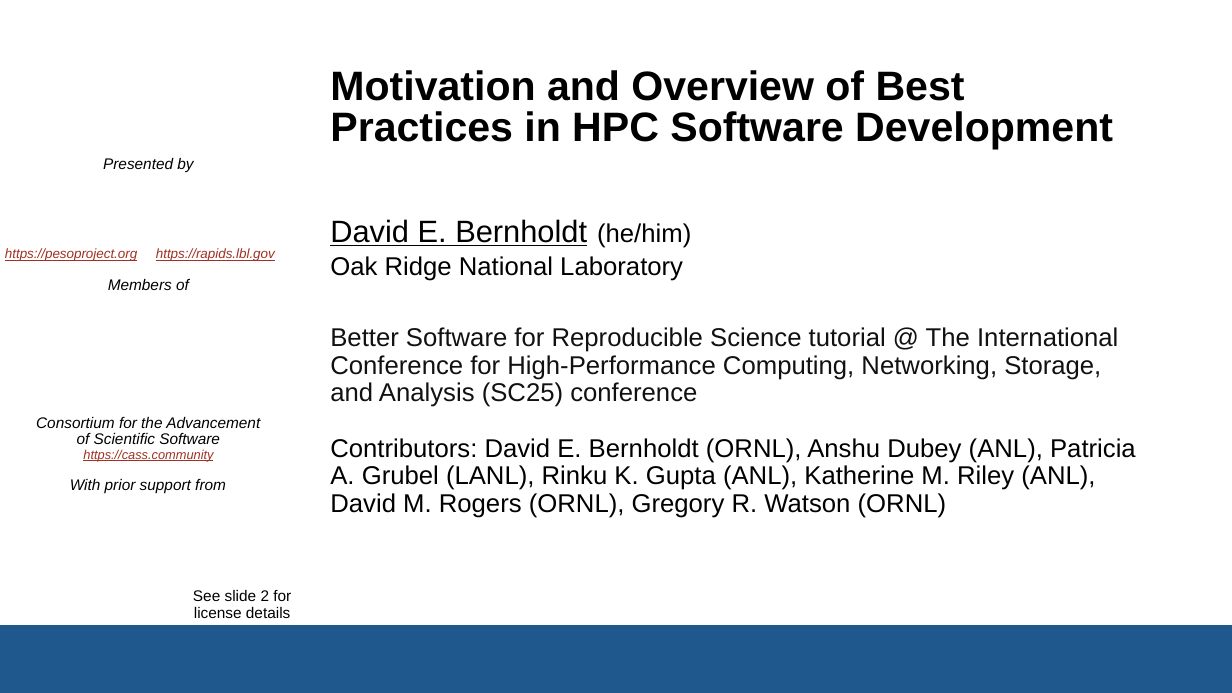
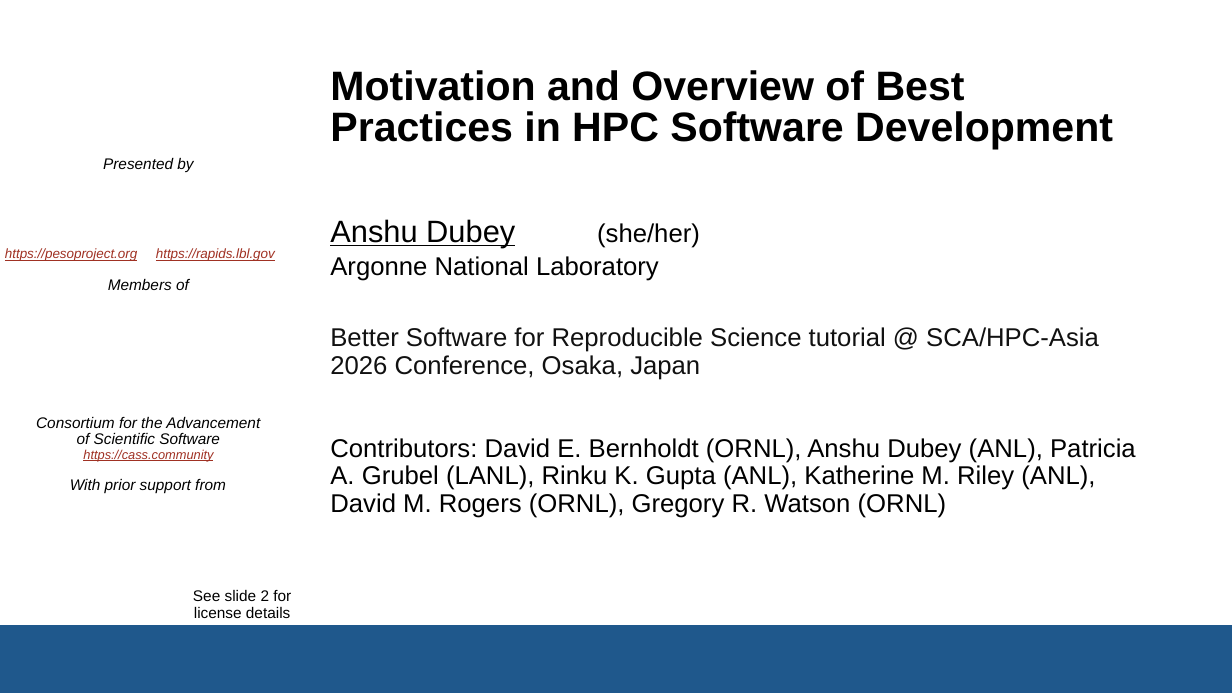
Before and after one commit to bssw-tutorial/presentations, a slide deck: slide 1 of overview.pptx. Drawn at 1232x693 pixels with LibreOffice and Linux fonts; fonts in the diff are those of the drawing; background and template pictures are left out. Boxes give left, top, right and bottom in pixels: in the first picture for what was removed or moved away, otherwise in the second. Text is boxed around its words. In the diff, an @@ line names an element or a change of style, - is before the commit and + after.

```diff
--- a/overview.pptx
+++ b/overview.pptx
@@ text at box(330, 219, 515, 247): text changed @@
-David E. Bernholdt
+Anshu Dubey
@@ text at box(597, 223, 700, 248): text changed @@
-(he/him)
+(she/her)
@@ text at box(330, 256, 659, 281): text changed @@
-Oak Ridge National Laboratory
+Argonne National Laboratory
@@ text at box(330, 327, 1099, 380): text changed @@
-Better Software for Reproducible Science tutorial @ The International Conference for High-Performance Computing, Networking, Storage, and Analysis (SC25) conference
+Better Software for Reproducible Science tutorial @ SCA/HPC-Asia 2026 Conference, Osaka, Japan
```
Also in this commit, not shown: 1 other slide changed, 3 other files.
